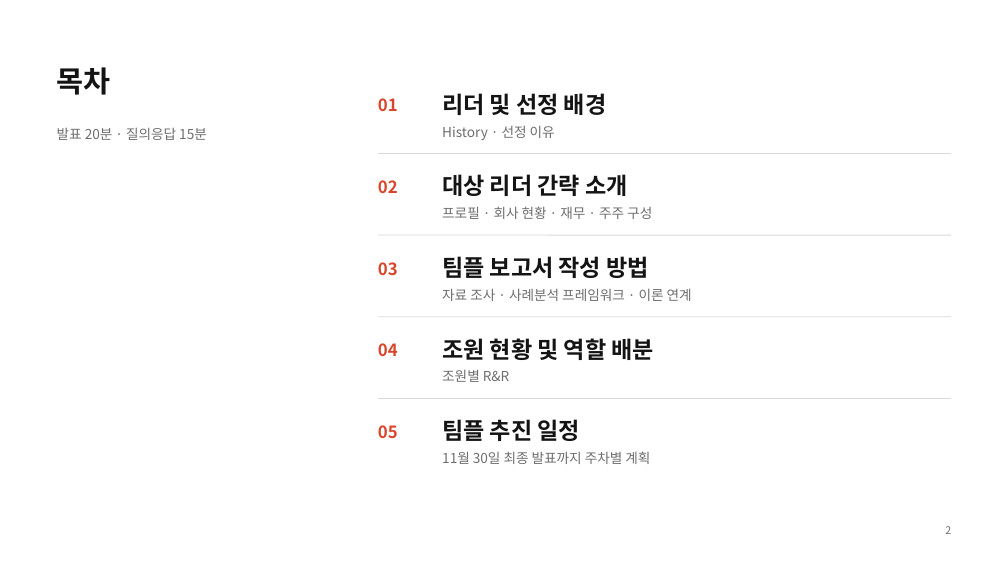
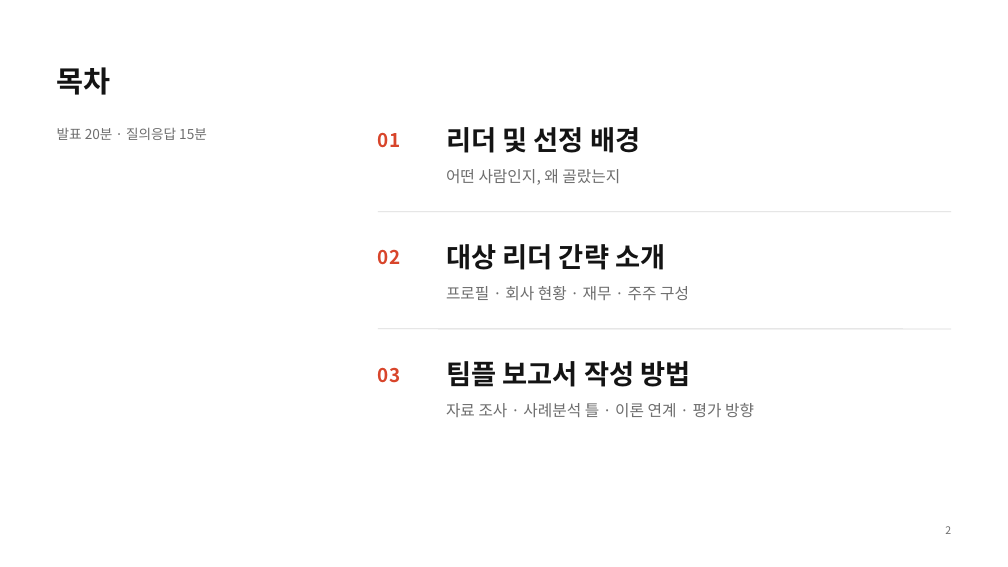
Before and after one commit to NATHAN18-ABLE/for-nathan, a slide deck: slide 2 of leadership-ppt/leadership-plan.pptx. Drawn at 1008x567 pixels with LibreOffice and Linux fonts; fonts in the diff are those of the drawing. Boxes give left, top, right and bottom in pixels: in the first picture for what was removed or moved away, otherwise in the second. Text is boxed around its words. In the diff, an @@ line names an element or a change of style, - is before the commit and + after.

```diff
--- a/leadership-ppt/leadership-plan.pptx
+++ b/leadership-ppt/leadership-plan.pptx
@@ text "리더 및 선정 배경": place and size @@
-text "리더 및 선정 배경" at [442,93,606,115]
+text "리더 및 선정 배경" at [446,127,640,153]
@@ text "01": place and size @@
-text "01" at [378,98,398,111]
+text "01" at [378,133,400,148]
@@ text at [446,169,620,185]: text changed; size 13 to 15 pt @@
-History · 선정 이유
+어떤 사람인지, 왜 골랐는지
@@ line moved from (378, 154) - (951, 154) to (378, 212) - (951, 212) @@
@@ text "대상 리더 간략 소개": place and size @@
-text "대상 리더 간략 소개" at [442,174,627,196]
+text "대상 리더 간략 소개" at [446,244,665,270]
@@ text "02": place and size @@
-text "02" at [378,180,398,193]
+text "02" at [378,250,400,265]
@@ text "프로필 · 회사 현황 · ...": place and size @@
-text "프로필 · 회사 현황 · ..." at [442,206,652,219]
+text "프로필 · 회사 현황 · ..." at [446,286,689,300]
@@ text "프로필 · 회사 현황 · ..." at [446,286,689,300]: size 13 to 15 pt @@
@@ line moved from (378, 235) - (951, 235) to (378, 329) - (951, 329) @@
@@ line removed from (378, 317) to (951, 317) @@
@@ size 16 to 18 pt in 3 elements at [378,133,400,148], [378,250,400,265], [378,367,400,383] @@
@@ text "03": place and size @@
-text "03" at [378,262,398,276]
+text "03" at [378,367,400,383]
@@ text removed at [378,343,398,356] @@
-04
@@ text removed at [442,338,654,360] @@
-조원 현황 및 역할 배분
@@ size 22 to 26 pt in 3 elements at [446,127,640,153], [446,244,665,270], [446,361,690,387] @@
@@ text "팀플 보고서 작성 방법": place and size @@
-text "팀플 보고서 작성 방법" at [442,256,648,278]
+text "팀플 보고서 작성 방법" at [446,361,690,387]
@@ text removed at [442,369,510,382] @@
-조원별 R&R
@@ line removed from (378, 399) to (951, 399) @@
@@ text removed at [442,419,580,441] @@
-팀플 추진 일정
@@ text at [446,403,754,417]: text changed; size 13 to 15 pt @@
-자료 조사 · 사례분석 프레임워크 · 이론 연계
+자료 조사 · 사례분석 틀 · 이론 연계 · 평가 방향
@@ text removed at [378,425,398,439] @@
-05
@@ text removed at [442,451,650,464] @@
-11월 30일 최종 발표까지 주차별 계획
```
Also in this commit, not shown: 13 other slides changed, 2 slides added, 2 slides removed, 3 other files.
